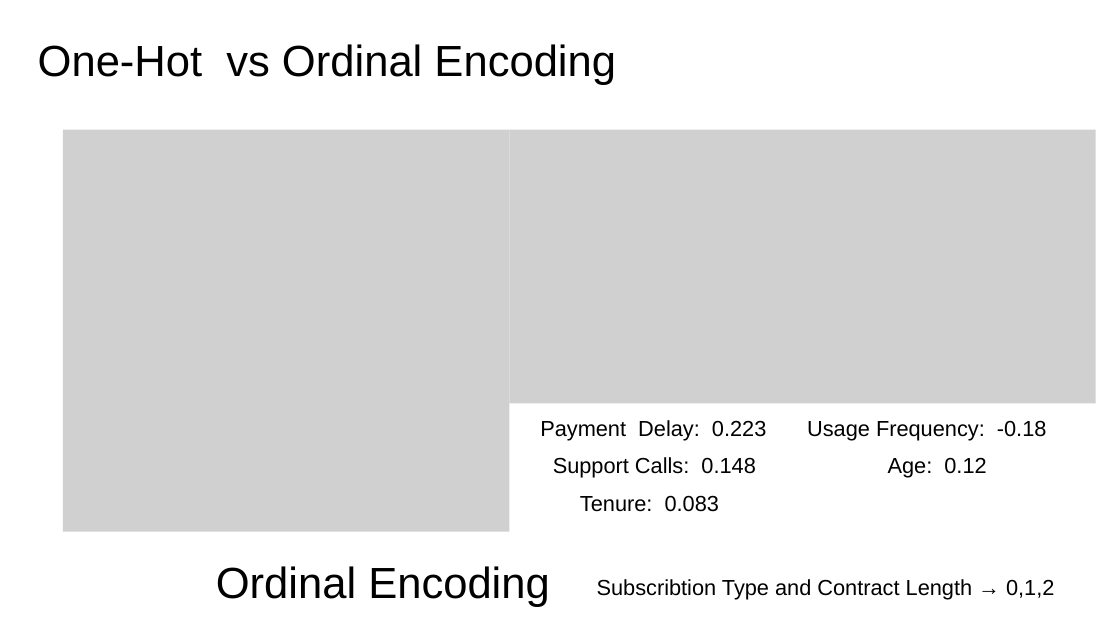
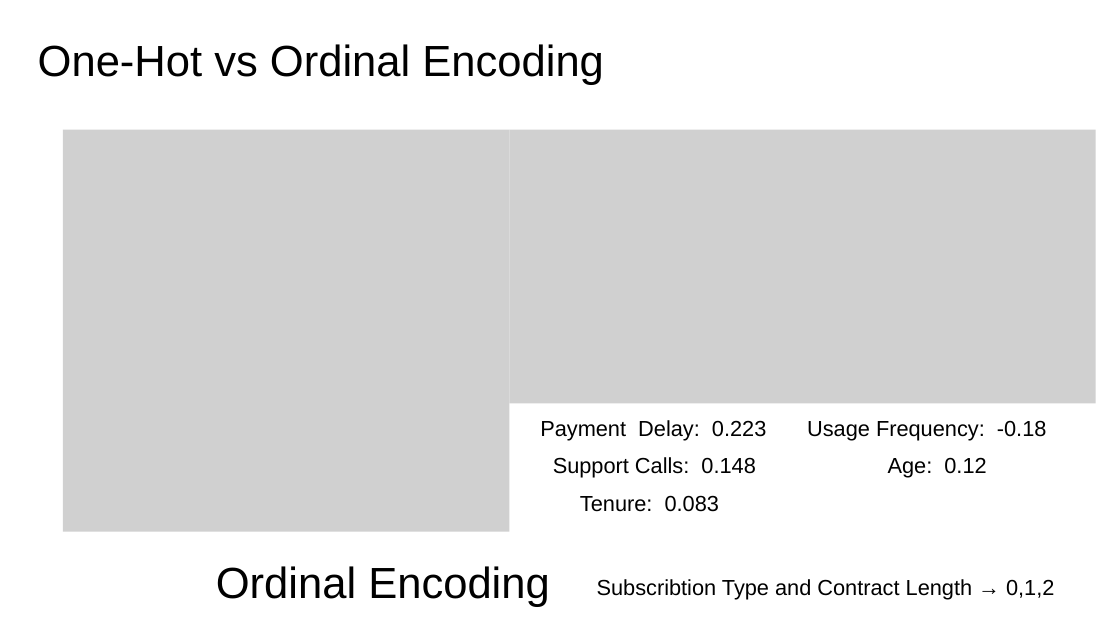
Before and after one commit to LeeMoofon0222/Vizuro_Intern, a slide deck: slide 7 of cc_process/Customer_Churn_ppt.pptx. Drawn at 1120x630 pixels with LibreOffice and Linux fonts; fonts in the diff are those of the drawing; grey boxes stand for pictures; background and template pictures are left out. Boxes give left, top, right and bottom in pixels: in the first picture for what was removed or moved away, otherwise in the second. Text is boxed around its words. In the diff, an @@ line names an element or a change of style, - is before the commit and + after.

```diff
--- a/cc_process/Customer_Churn_ppt.pptx
+++ b/cc_process/Customer_Churn_ppt.pptx
@@ text "One-Hot vs Ordinal Encoding" rewrapped from <box>38,44,616,85</box> to <box>38,44,604,85</box> @@
```
Also in this commit, not shown: 6 other slides changed, 2 slides added, 22 other files.
